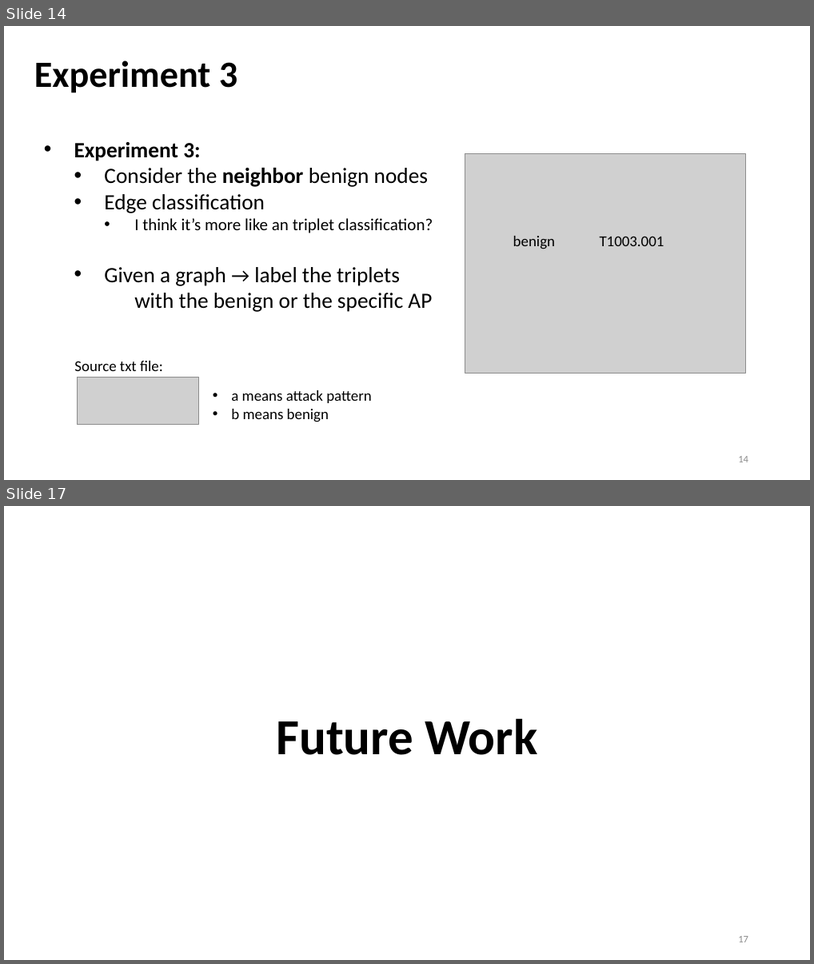
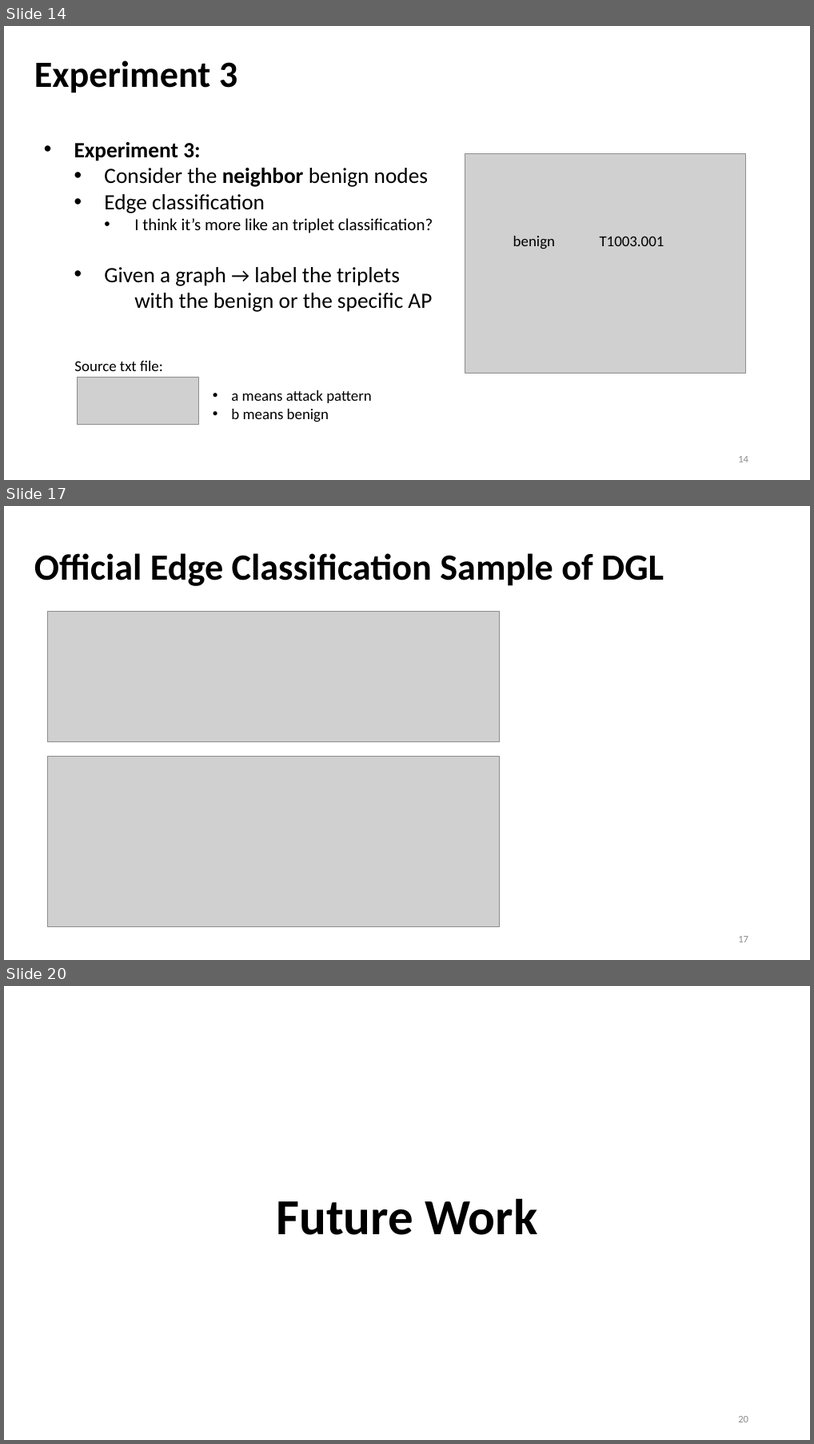
Before and after one commit to Bai1026/Intern-IIS, a slide deck: Meeting/Presentation_0914.pptx. Shown one above the other, each under a label of ours: slides 14 and 17 before the commit, slides 14, 17 and 20 after it; the slides between them are not shown. The pictures are 814x964 and 814x1444 pixels, drawn with LibreOffice and Linux fonts; fonts in the diff are those of the drawing; grey boxes stand for pictures. Boxes give left, top, right and bottom in pixels: in the first picture for what was removed or moved away, otherwise in the second. Text is boxed around its words. In the diff, an @@ line names an element or a change of style, - is before the commit and + after.

```diff
--- a/Meeting/Presentation_0914.pptx
+++ b/Meeting/Presentation_0914.pptx
@@ slide 17 added at bbox=[4, 506, 810, 960], background #FFFFFF @@
@@ title added at bbox=[34, 553, 664, 586], 44 pt, text #000000, bold @@
+Official Edge Classification Sample of DGL
@@ picture added at bbox=[47, 612, 499, 741] @@
@@ picture added at bbox=[47, 756, 499, 927] @@
@@ page number added at bbox=[738, 936, 749, 942], 12 pt, text #8C8C8C @@
+17
@@ what was slide 17 is now slide 20 @@
@@ page number at bbox=[738, 1416, 749, 1422]: text changed @@
-17
+20
```
Also in this commit, not shown: 5 slides changed, 2 other slides added, 2 other files.
